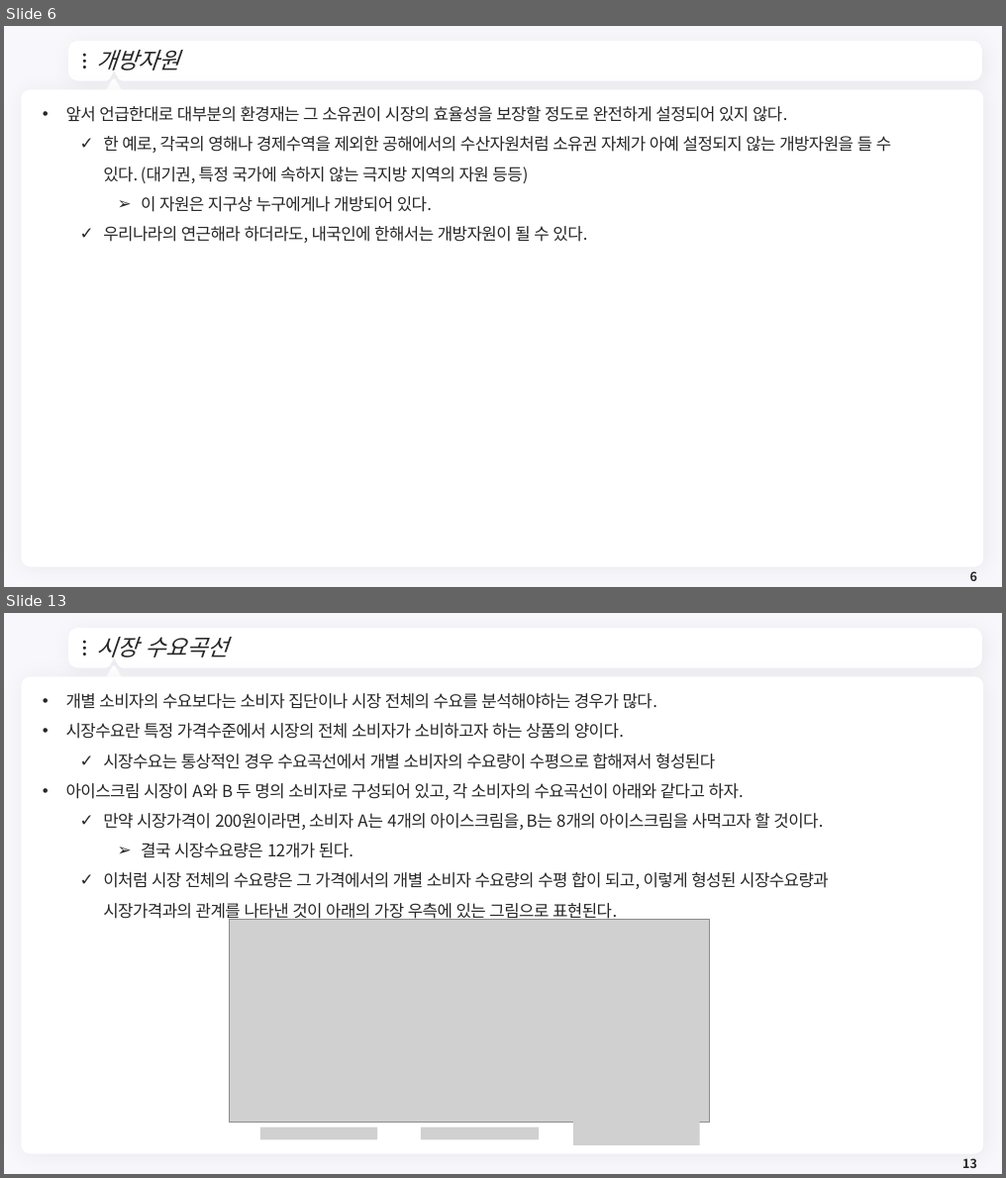
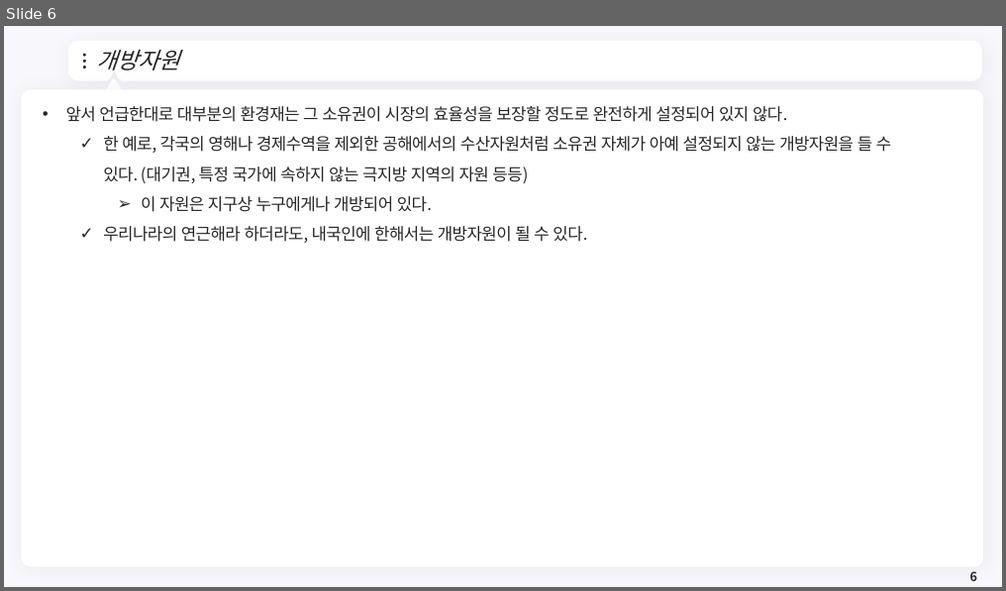
Before and after one commit to meandthey/Teaching, a slide deck: 환경경제학/2026-1/환경경제학_Chapter_04.pptx. Shown one above the other, each under a label of ours: slides 6 and 13 before the commit, slide 6 after it; the slides between them are not shown. The pictures are 1006x1178 and 1006x591 pixels, drawn with LibreOffice and Linux fonts; fonts in the diff are those of the drawing; grey boxes stand for pictures; background and template pictures are left out. Boxes give left, top, right and bottom in pixels: in the first picture for what was removed or moved away, otherwise in the second. Text is boxed around its words. In the diff, an @@ line names an element or a change of style, - is before the commit and + after.

```diff
--- a/환경경제학/2026-1/환경경제학_Chapter_04.pptx
+++ b/환경경제학/2026-1/환경경제학_Chapter_04.pptx
@@ slide 13 removed at (4, 613, 1002, 1174), background #F8F7FC; not listed: 7 template elements that a slide beside it also shows @@
@@ title removed at (96, 637, 229, 658) @@
-시장 수요곡선
@@ text removed at (66, 693, 829, 922) @@
-• 개별 소비자의 수요보다는 소비자 집단이나 시장 전체의 수요를 분석해야하는 경우가 많다.
-• 시장수요란 특정 가격수준에서 시장의 전체 소비자가 소비하고자 하는 상품의 양이다.
-  ✓ 시장수요는 통상적인 경우 수요곡선에서 개별 소비자의 수요량이 수평으로 합해져서 형성된다
-• 아이스크림 시장이 A와 B 두 명의 소비자로 구성되어 있고, 각 소비자의 수요곡선이 아래와 같다고 하자.
-  ✓ 만약 시장가격이 200원이라면, 소비자 A는 4개의 아이스크림을, B는 8개의 아이스크림을 사먹고자 할 것이다.
-    ➢ 결국 시장수요량은 12개가 된다.
-  ✓ 이처럼 시장 전체의 수요량은 그 가격에서의 개별 소비자 수요량의 수평 합이 되고, 이렇게 형성된 시장수요량과 시장가격과의 관계를 나타낸 것이 아래의 가장 우측에 있는 그림으로 표현된다.
@@ picture removed at (230, 920, 709, 1123) @@
@@ picture removed at (260, 1128, 377, 1140) @@
@@ picture removed at (421, 1128, 540, 1140) @@
@@ picture removed at (573, 1122, 699, 1146) @@
@@ page number removed at (962, 1158, 977, 1168) @@
-13
```
Also in this commit, not shown: 5 slides changed, 15 slides added, 17 other slides removed, 4 other files.
